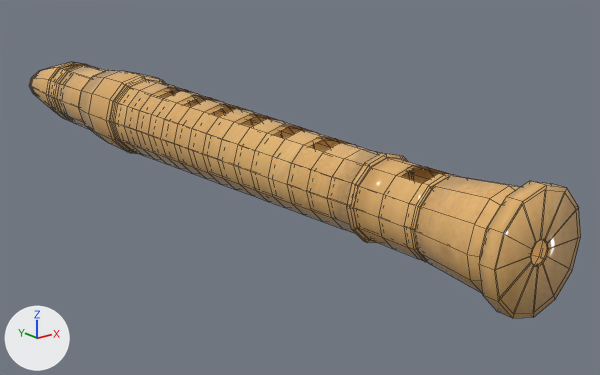
Before and after pictures for a commit that changed the FBX model working/subahu/Recorder/Recorder.fbx.
Before and after are seen from a 50 mm lens placed at (-0.0057, -0.00448, 0.00264), pointed at (0.00083, 0.00368, -0.00063). Every picture has the same lights, and +X, +Y and +Z are marked at lower left. Mesh edges are drawn as thin lines. Where no turn or scale is listed for an object, it has been applied to the vertices. Vertices at the same position are counted once.

The first picture shows 'Recorder', 'RecorderInside'.
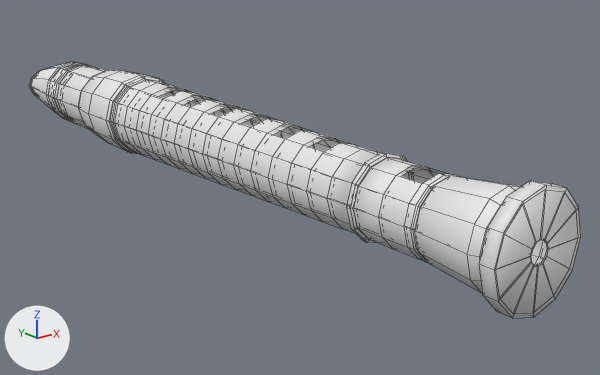
The newer file is also rescaled (x100.0) as a whole; pictures and numbers use the older file's frame.

The edits, one by one:
me_recorderinside has 564 vertices, 536 faces and spans x -0.00057..0.00057, y -0.0006..0.00981, z -0.00056..0.00056.
me_recorderinside no longer uses material mat_none__preview_wood_061_lati_2_light_d_jpg (picture img_preview_wood_061_lati_2_light_d_jpg).
me_recorder has 564 vertices, 536 faces and spans x -0.0006..0.0006, y -0.00061..0.00981, z -0.0006..0.0006.
me_recorder is used by ob_recorder; location (0.0, 0.0, 0.0).
me_recorder part 1: 536 faces spanning x -0.0006..0.0006, y -0.00061..0.00981, z -0.0006..0.0006 switch from mat_none__preview_wood_061_lati_2_light_d_jpg (picture img_preview_wood_061_lati_2_light_d_jpg) to no material.

Pixel boxes [x1, y1, x2, y2] of what changed, in the pictures (600 x 375 px):
'RecorderInside', recoloured (brown to grey)
    both: [62, 65, 548, 266]
part 1 of me_recorder, recoloured (orange to white)
    both: [29, 62, 581, 318]
